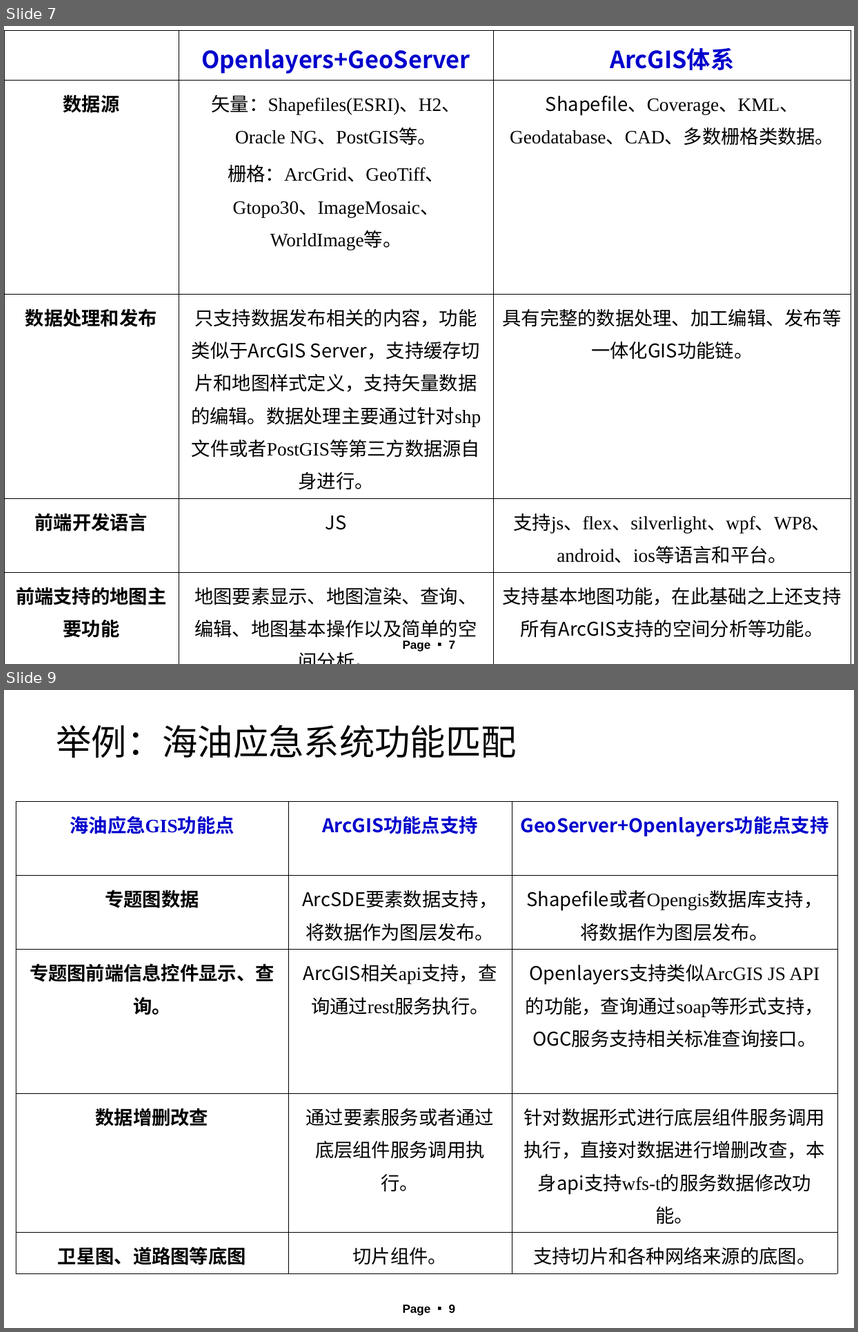
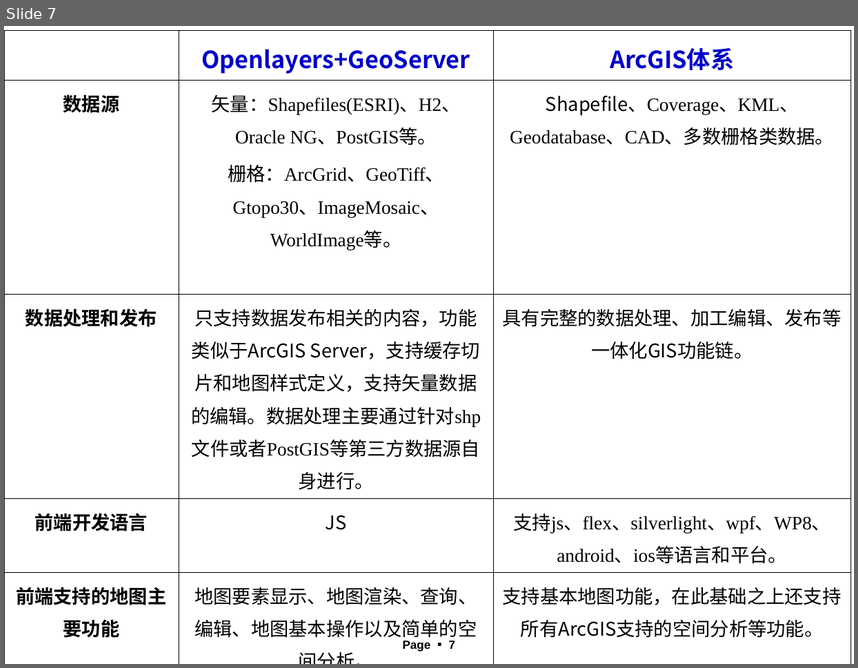
Before and after one commit to angrywindsoffice/anrgywindsPerson, a slide deck: Data Persistence Framework Pre-Research.ppt. Shown one above the other, each under a label of ours: slides 7 and 9 before the commit, slide 7 after it; the slides between them are not shown. The pictures are 858x1332 and 858x668 pixels, drawn with LibreOffice and Linux fonts; fonts in the diff are those of the drawing; background and template pictures are left out. Boxes give left, top, right and bottom in pixels: in the first picture for what was removed or moved away, otherwise in the second. Text is boxed around its words. In the diff, an @@ line names an element or a change of style, - is before the commit and + after.

```diff
--- a/Data Persistence Framework Pre-Research.ppt
+++ b/Data Persistence Framework Pre-Research.ppt
@@ slide 9 removed at (4,690,854,1328), background picture (left out); not listed: 1 template element that a slide beside it also shows @@
@@ title removed at (56,724,517,758) @@
-举例：海油应急系统功能匹配
@@ table removed at (16,801,837,1268), 5 rows, 3 columns @@
-海油应急GIS功能点 | ArcGIS功能点支持 | GeoServer+Openlayers功能点支持
-专题图数据 | ArcSDE要素数据支持，将数据作为图层发布。 | Shapefile或者Opengis数据库支持，将数据作为图层发布。
-专题图前端信息控件显示、查询。 | ArcGIS相关api支持，查询通过rest服务执行。 | Openlayers支持类似ArcGIS JS API的功能，查询通过soap等形式支持，OGC服务支持相关标准查询接口。
-数据增删改查 | 通过要素服务或者通过底层组件服务调用执行。 | 针对数据形式进行底层组件服务调用执行，直接对数据进行增删改查，本身api支持wfs-t的服务数据修改功能。
-卫星图、道路图等底图 | 切片组件。 | 支持切片和各种网络来源的底图。
```
Also in this commit, not shown: 3 slides changed, 2 other slides removed, 7 other files.
